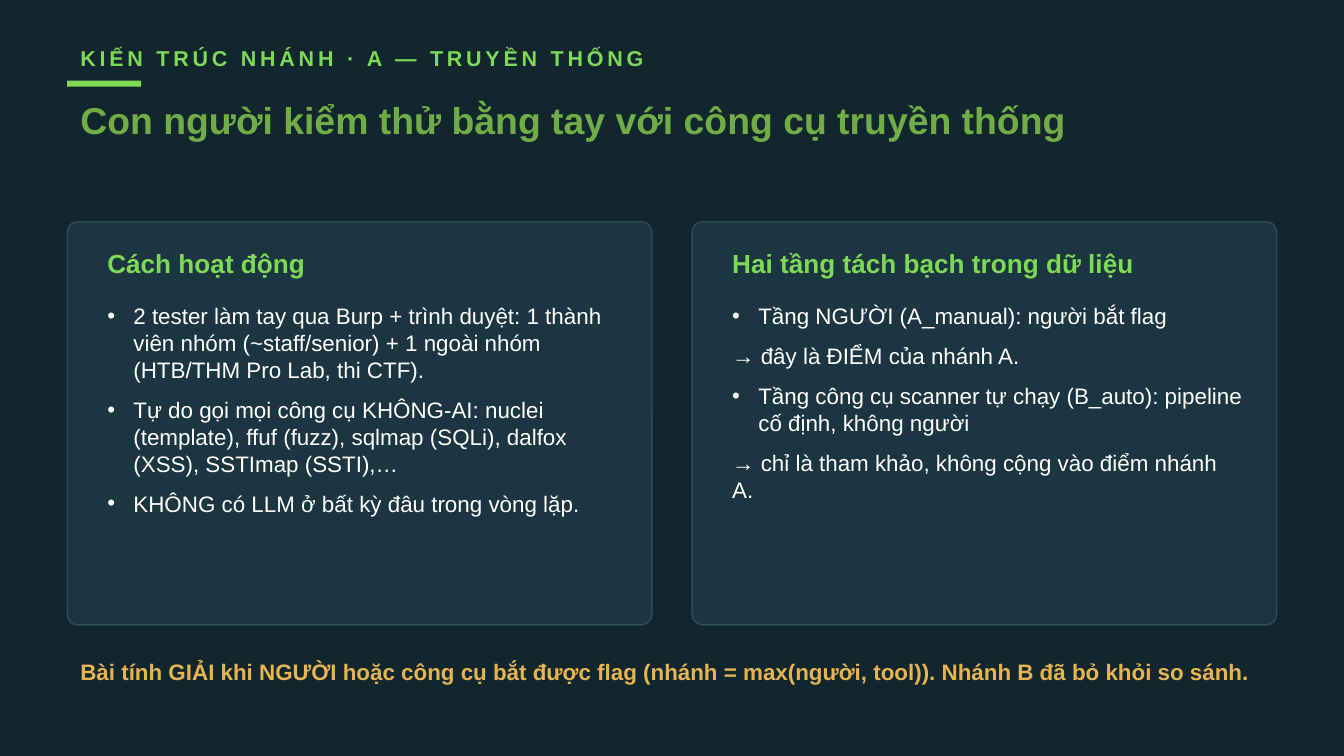
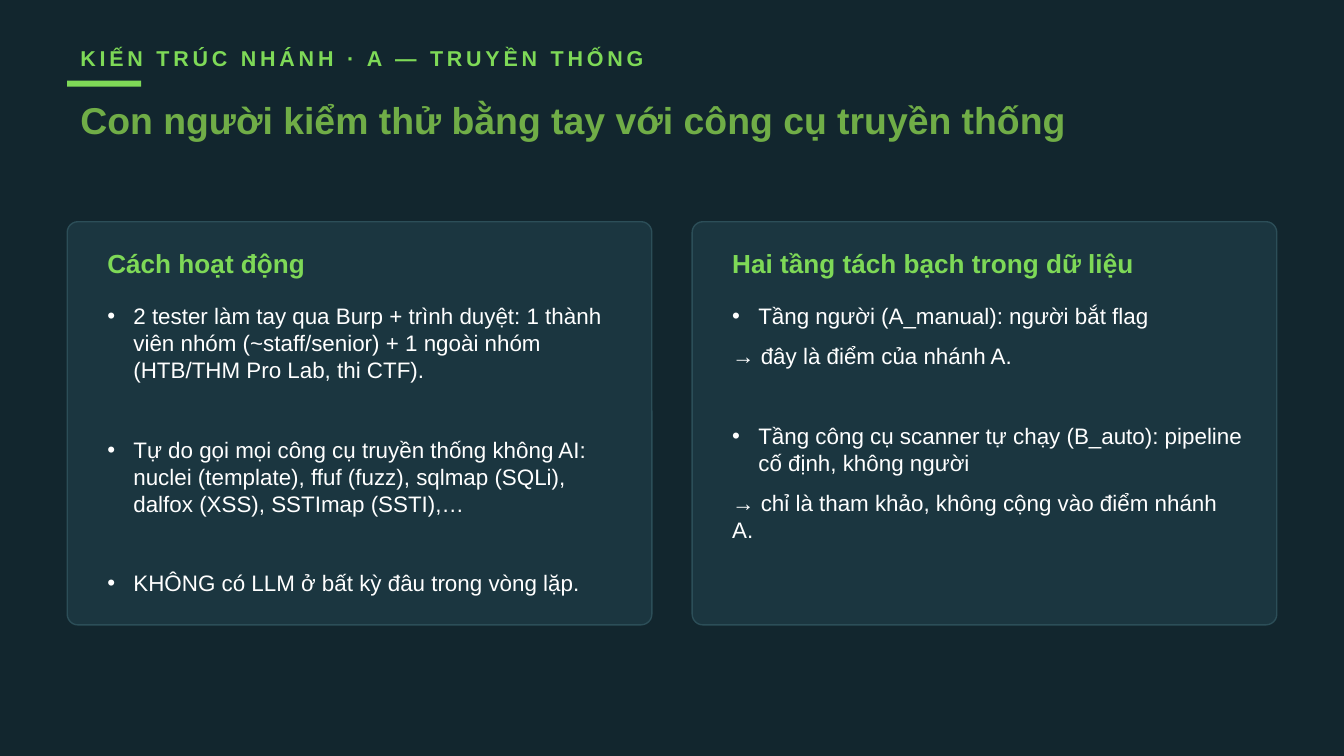
Before and after one commit to VuNguyenBinh/KLTN-FA26, a slide deck: slide 9 of Slide/KTLN_slide.pptx. Drawn at 1344x756 pixels with LibreOffice and Linux fonts; fonts in the diff are those of the drawing. Boxes give left, top, right and bottom in pixels: in the first picture for what was removed or moved away, otherwise in the second. Text is boxed around its words. In the diff, an @@ line names an element or a change of style, - is before the commit and + after.

```diff
--- a/Slide/KTLN_slide.pptx
+++ b/Slide/KTLN_slide.pptx
@@ text at <box>758,306,1148,369</box>: text changed @@
-• Tầng NGƯỜI (A_manual): người bắt flag
-→ đây là ĐIỂM của nhánh A.
+• Tầng người (A_manual): người bắt flag
+→ đây là điểm của nhánh A.
@@ text at <box>133,440,585,517</box>: text changed @@
-• Tự do gọi mọi công cụ KHÔNG-AI: nuclei (template), ffuf (fuzz), sqlmap (SQLi), dalfox (XSS), SSTImap (SSTI),…
+• Tự do gọi mọi công cụ truyền thống không AI: nuclei (template), ffuf (fuzz), sqlmap (SQLi), dalfox (XSS), SSTImap (SSTI),…
@@ text removed at <box>80,663,1248,685</box> @@
-Bài tính GIẢI khi NGƯỜI hoặc công cụ bắt được flag (nhánh = max(người, tool)). Nhánh B đã bỏ khỏi so sánh.
```
Also in this commit, not shown: 15 other slides changed, 1 slide added.
